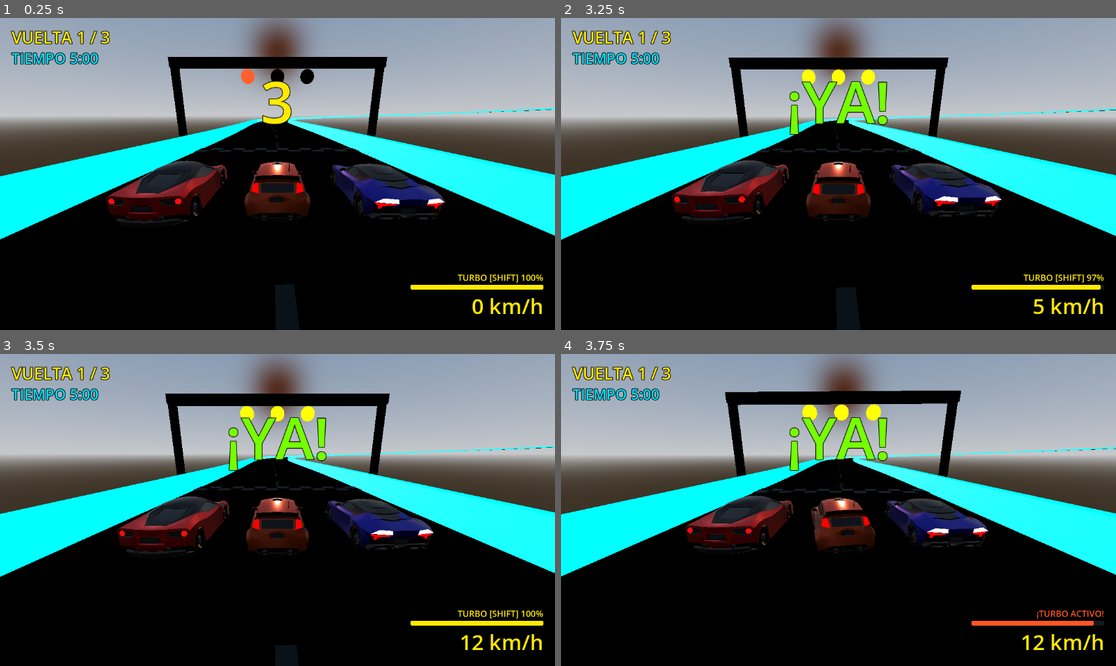
Above: before the commit, frames 1-4 (two rows, left to right).
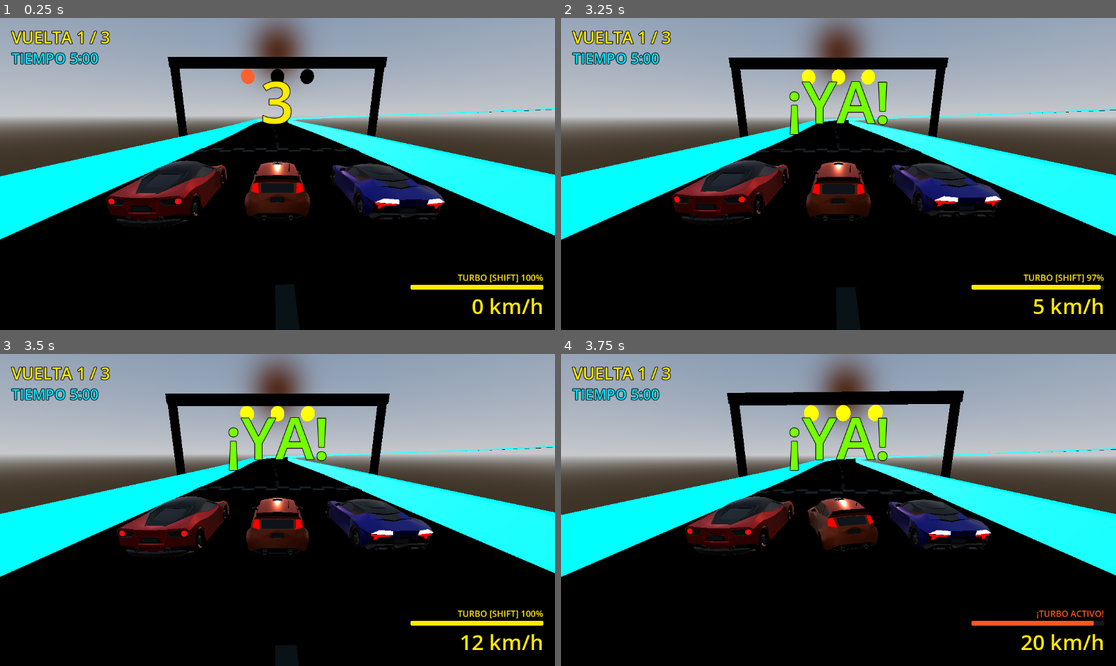
Above: after the commit, the same moments.

Repository: SamuelAlzateEducate/CustomVeloz
Game: Godot game, scene res://zona_c.tscn
The game is run twice, just before and just after one commit, with the same random seed, the same clock (stepped at 60 frames per second) and the same inputs. Sound files missing from this copy of the repository are replaced by a short silence.
Inputs (mouse positions are in pixels of both pictures, inside the frame that each line leads up to):
- Up to frame 1 (0.25 s): no input
- Up to frame 2 (3.25 s): move the mouse to (960, 158) at 0.52 s; hold D (move_right) 0.53-1.28 s; hold Shift (correr) 0.53-1.28 s; click (960, 158) at 0.67 s; tap Enter at 1.25 s; move the mouse to (727, 189) at 1.27 s; hold S (move_down) 1.28-2.03 s; tap Shift (correr) at 1.35, 2.3, 3.05 s; move the mouse to (894, 105) at 2.02 s; hold D (move_right) 2.03-2.78 s; hold Space (derrapar) 2.03-2.78 s; move the mouse to (810, 236) at 2.77 s; hold W (move_up) from 2.78 s (still down); tap F at 2.85 s; click (810, 236) at 2.92 s
- Up to frame 3 (3.5 s): keep holding W (move_up)
- Up to frame 4 (3.75 s): move the mouse to (1005, 556) at 3.52 s; release W (move_up) at 3.53 s; hold A (move_left) from 3.53 s (still down); hold Shift (correr) from 3.53 s (still down); tap T at 3.6 s

Frames 1-3 are identical in both runs. In frame 4, 3.8% of the frame differs, in the area x 0-100%, y 11-95%.

Commit message:
prueba11_luz_original_zona_b_en_zona_c

Diff:
--- a/nitro.gd
+++ b/nitro.gd
@@ -3,35 +3,31 @@
 
 # Sistema de Nitro / Turbo de CustomVeloz:
 #  - velocidad: 120 km/h (33.33 m/s) en vez de 90 km/h (25 m/s) -> +30 km/h (+33 %).
-#    Esa cifra vive en personaje.gd (speed_correr); aquí no se repite.
 #  - duración: 2.5 s con la carga llena
 #  - recarga: de 0 a 1 tarda 5 s
-#  - luz: SpotLight3D rojo fuego (#FF2600) que ilumina potentemente el asfalto detrás del carro
+#  - La luz (azul neón -> rojo fuego) la controla sistema_eventos.gd exactamente igual que en zona_b.
 @export var luz: SpotLight3D
 @export var duracion := 2.5 # s para gastar la carga completa
 @export var recarga := 5.0 # s para recuperar la carga completa
 @export var carga_minima := 0.20 # tras vaciarse, no se puede usar hasta recuperar esto
-@export var energia_luz := 16.0 # Energía potente para que el óvalo rojo brille en el asfalto oscuro
-@export var k_luz := 12.0
 
 var carga := 1.0 # 0 a 1 (la barra de nitro de la UI)
 var activo := false
 var bloqueado := false
-var _reloj_turbo := 0.0
 
 @onready var pj := get_parent()
 
 func _ready() -> void:
 	if luz:
-		# Apunta hacia atrás (+Z local) e inclinada al suelo (-28°) para proyectar
-		# el óvalo rojo nítido y brillante justo detrás del carro como en zona_b
-		luz.rotation_degrees = Vector3(-28.0, 180.0, 0.0)
-		luz.spot_range = 12.0
-		luz.spot_angle = 38.0
-		luz.spot_attenuation = 1.2
+		# Configuración exacta original de zona_b (Taller 4 / Taller 8):
+		# apunta hacia atrás (+Z local) y un poco hacia el piso
+		luz.rotation_degrees = Vector3(-20.0, 180.0, 0.0)
+		luz.spot_range = 10.0
+		luz.spot_angle = 35.0
 
 func _physics_process(delta: float) -> void:
-	activo = Input.is_action_pressed("correr") and carga > 0.0 and not bloqueado
+	var tecla_shift := Input.is_action_pressed("correr") or Input.is_key_pressed(KEY_SHIFT)
+	activo = tecla_shift and carga > 0.0 and not bloqueado
 	if activo:
 		carga = maxf(0.0, carga - delta / duracion)
 		if carga <= 0.0:
@@ -41,18 +37,8 @@
 		if bloqueado and carga >= carga_minima:
 			bloqueado = false
 
-	# personaje.gd solo usa speed_correr mientras haya nitro
+	# personaje.gd usa speed_correr mientras haya nitro
 	pj.nitro_ok = carga > 0.0 and not bloqueado
-
-	# Animación y color del turbo: al presionar Shift proyecta la luz roja/coral
-	# brillante con una sutil pulsación de combustión ("llama de nitro")
-	if luz:
-		var alpha := 1.0 - exp(-k_luz * delta)
-		if activo:
-			_reloj_turbo += delta
-			var pulso := 1.0 + 0.12 * sin(_reloj_turbo * 32.0)
-			luz.light_color = Color(1.0, 0.22, 0.10)
-			luz.light_energy = lerpf(luz.light_energy, energia_luz * pulso, alpha)
 
 func recargar_nitro(cantidad: float = 1.0) -> void:
 	carga = minf(1.0, carga + cantidad)
--- a/personaje.gd
+++ b/personaje.gd
@@ -104,7 +104,8 @@
 	var frenar = Input.is_action_pressed("move_down")
 	var derrapando = Input.is_action_pressed("derrapar") if InputMap.has_action("derrapar") else Input.is_key_pressed(KEY_SPACE)
 
-	corre = Input.is_action_pressed("correr") and nitro_ok
+	var shift_presionado := Input.is_action_pressed("correr") or Input.is_key_pressed(KEY_SHIFT)
+	corre = shift_presionado and nitro_ok
 	var speed_max = speed_correr if corre else speed_caminar
 	speed_max *= multiplicador
 
@@ -116,9 +117,9 @@
 	var angulo_obj = volante_actual * max_angulo_ruedas
 	angulo_ruedas_actual = lerpf(angulo_ruedas_actual, angulo_obj, clampf(suavizado_volante * delta, 0.0, 1.0))
 
-	# 3. ACELERACIÓN, FRENADO Y MARCHA ATRÁS
+	# 3. ACELERACIÓN, FRENADO Y MARCHA ATRÁS (Con turbo el carro también acelera)
 	var tasa_acel = speed_max / maxf(tiempo_arranque, 0.05)
-	if acelerar:
+	if acelerar or corre:
 		rapidez_actual = move_toward(rapidez_actual, speed_max, tasa_acel * delta)
 	elif frenar:
 		if rapidez_actual > 0.5:
--- a/personaje.tscn
+++ b/personaje.tscn
@@ -23,10 +23,10 @@
 
 [node name="LuzNitro" type="SpotLight3D" parent="." unique_id=1942017732]
 transform = Transform3D(1, 0, 0, 0, 1, 0, 0, 0, 1, 0, 0.45, 1.95)
-light_color = Color(1, 0.91764706, 0, 1)
-light_energy = 0.0
-spot_range = 14.0
-spot_angle = 45.0
+light_color = Color(0, 0.8980392, 1, 1)
+light_energy = 2.0
+spot_range = 10.0
+spot_angle = 35.0
 
 [node name="Nitro" type="Node" parent="." unique_id=1942017731 node_paths=PackedStringArray("luz")]
 script = ExtResource("3_nitro")
--- a/pista.gd
+++ b/pista.gd
@@ -341,6 +341,10 @@
 		return
 	if siguiente_cp >= n_cp:
 		siguiente_cp = 0
+		# Reactivar las esferas para la siguiente vuelta
+		for e in _esferas:
+			e.visible = true
+			e.set_deferred("monitoring", true)
 		var partida := get_tree().get_first_node_in_group("partida")
 		if partida and partida.has_method("avisar_meta"):
 			partida.avisar_meta()
--- a/sistema_eventos.gd
+++ b/sistema_eventos.gd
@@ -31,24 +31,20 @@
 			luz_nitro = pj.get_node_or_null("LuzNitro")
 
 	if luz_nitro != null:
-		if Input.is_action_pressed("move_up"):
-			variable = minf(1.0, variable + delta * 0.7)
+		var acelerando := Input.is_action_pressed("move_up") or Input.is_action_pressed("correr") or Input.is_key_pressed(KEY_SHIFT)
+		if acelerando:
+			variable = minf(1.0, variable + delta * 0.8)
 		elif Input.is_action_pressed("move_down"):
 			variable = maxf(0.0, variable - delta * 0.8)
 		else:
-			variable = maxf(0.0, variable - delta * 0.25)
+			variable = maxf(0.0, variable - delta * 0.35)
 
-		var turbo_activo := Input.is_action_pressed("correr")
-		if turbo_activo:
-			# Durante el turbo la variable sube de inmediato al máximo
-			variable = 1.0
-		else:
-			# Interpolación de color según la variable (azul neón → rojo fuego)
-			luz_nitro.light_color = color_bajo.lerp(color_alto, clampf(variable, 0.0, 1.0))
+		# Interpolación de color según la variable: primero aparece normal (azul neón), y al acelerar/turbo se vuelve roja
+		luz_nitro.light_color = color_bajo.lerp(color_alto, clampf(variable, 0.0, 1.0))
 
-			# Energía deseada y persecución suave: de 2.0 en reposo a 6.5 a fondo
-			var energia_deseada := 2.0 + 4.5 * variable
-			luz_nitro.light_energy = decaer(luz_nitro.light_energy, energia_deseada, k_variable, delta)
+		# Energía deseada y persecución suave usando la función decaer de zona_b
+		var energia_deseada := 2.0 + 6.0 * variable
+		luz_nitro.light_energy = decaer(luz_nitro.light_energy, energia_deseada, k_variable, delta)
 
 func _on_evento(posicion: Vector3) -> void:
 	if luz_evento != null:
